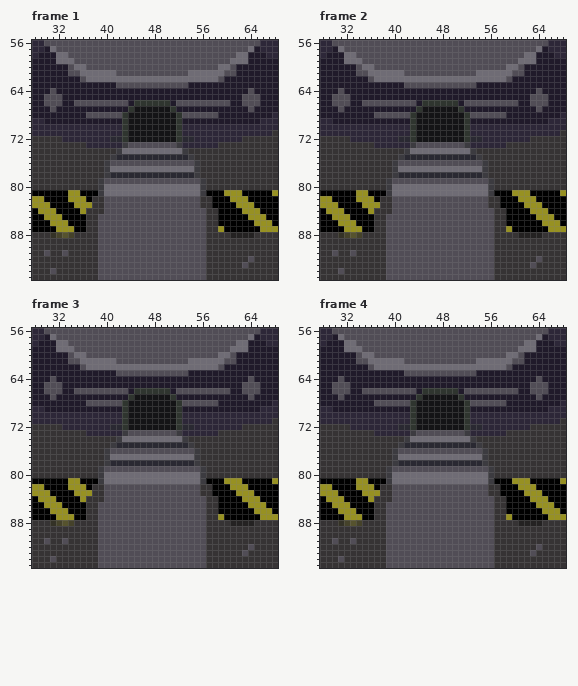
Pixel-art file, stored at conspiracy-game-jam/Sprites/Images/PlayertoSpaceship.aseprite. The picture above was drawn from the file before the commit.
96x96 pixels, 22 frames. Colours within 5 levels of each other are drawn and written as one. Shown: frame 1: x 28..68, y 56..95; frame 2: x 28..68, y 56..95; frame 3: x 28..68, y 56..95; frame 4: x 28..68, y 56..95. The commit also changed other frames or places, which this record leaves out.
After:
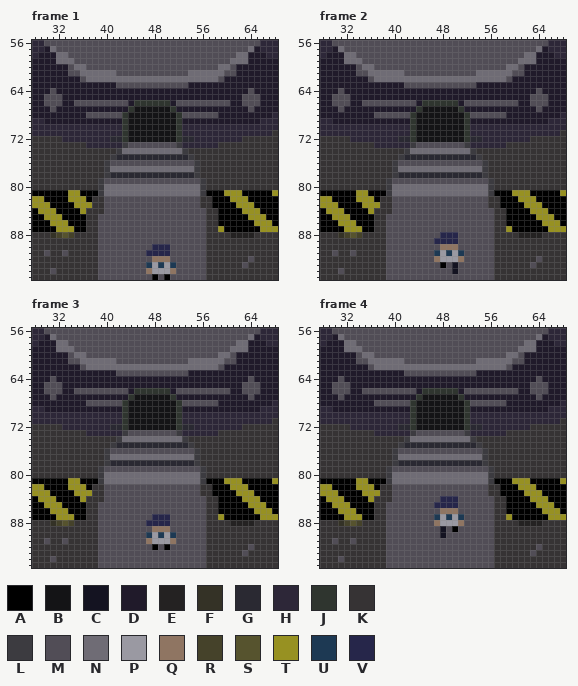
Palette (. is transparent): A #000000  B #141416  C #141321  D #201a2a  E #242222  F #343226  G #2a2932  H #2d2738  J #2f352f  K #363334  L #3c3b40  M #514d56  N #6f6c75  P #9a99a2  Q #8f7562  R #45422a  S #56532e  T #979122  U #1d3953  V #26264a
Changes in this commit:
layer "Player" now shown
--- frame 1, layer "Player"
@@ x 45..53 @@
 89 MMMMMMMMM
-90 MMMMMMMMM
-91 MMMMMMMMM
-92 MMMMMMMMM
-93 MMMMMMMMM
-94 MMMMMMMMM
-95 MMMMMMMMM
+90 MMMVVVMMM
+91 MMVVVVMMM
+92 MMMQQQMMM
+93 MMUPUPUMM
+94 MMQPPPQMM
+95 MMMAMAMMM
--- frame 2, layer "Player"
@@ x 45..53 @@
 87 MMMMMMMMM
-88 MMMMMMMMM
-89 MMMMMMMMM
-90 MMMMMMMMM
-91 MMMMMMMMM
-92 MMMMMMMMM
-93 MMMMMMMMM
-94 MMMMMMMMM
+88 MMMVVVMMM
+89 MMVVVVMMM
+90 MMMQQQMMM
+91 MMUPUPUMM
+92 MMQPPPQMM
+93 MMMAMCMMM
+94 MMMMMCMMM
 95 MMMMMMMMM
--- frame 3, layer "Player"
@@ x 45..53 @@
 86 MMMMMMMMM
-87 MMMMMMMMM
-88 MMMMMMMMM
-89 MMMMMMMMM
-90 MMMMMMMMM
-91 MMMMMMMMM
-92 MMMMMMMMM
+87 MMMVVVMMM
+88 MMVVVVMMM
+89 MMMQQQMMM
+90 MMUPUPUMM
+91 MMQPPPQMM
+92 MMMAMAMMM
 93 MMMMMMMMM
--- frame 4, layer "Player"
@@ x 45..53 @@
 83 MMMMMMMMM
-84 MMMMMMMMM
-85 MMMMMMMMM
-86 MMMMMMMMM
-87 MMMMMMMMM
-88 MMMMMMMMM
-89 MMMMMMMMM
-90 MMMMMMMMM
+84 MMMVVVMMM
+85 MMVVVVMMM
+86 MMMQQQMMM
+87 MMUPUPUMM
+88 MMQPPPQMM
+89 MMMCMAMMM
+90 MMMCMMMMM
 91 MMMMMMMMM
Where, in picture pixels (left, top, right, bottom), the same in both pictures:
changed: (146, 244, 176, 280)
changed: (434, 232, 464, 274)
changed: (146, 514, 176, 550)
changed: (434, 496, 464, 538)
